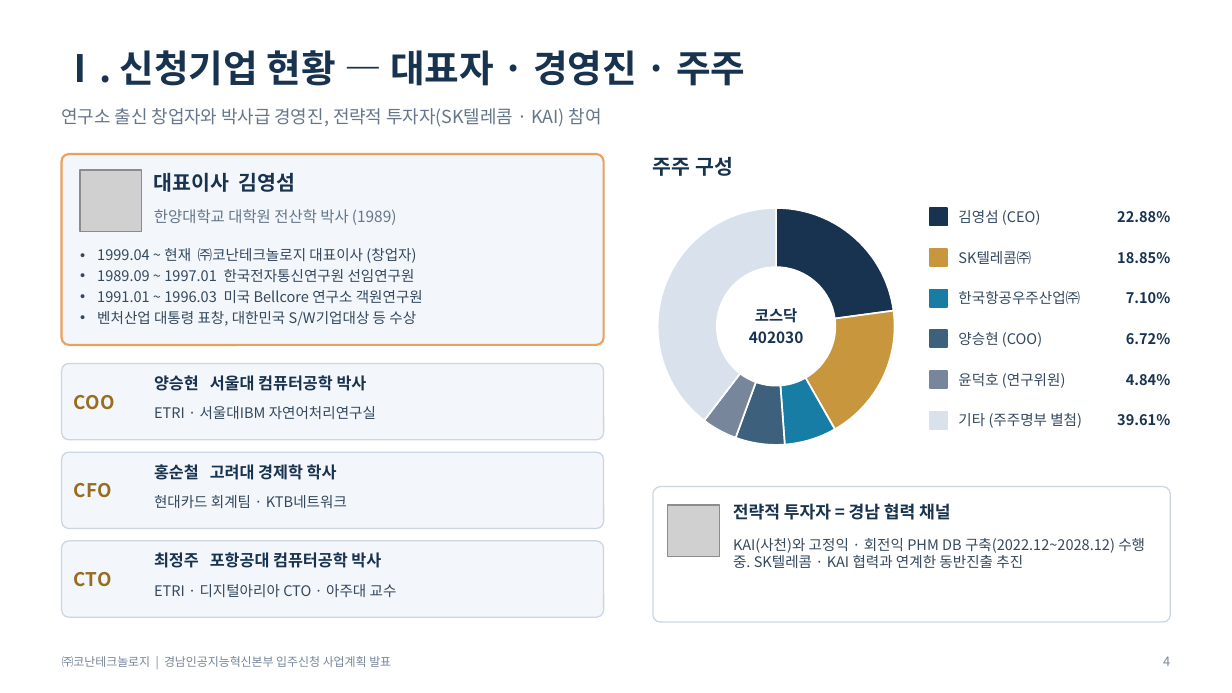
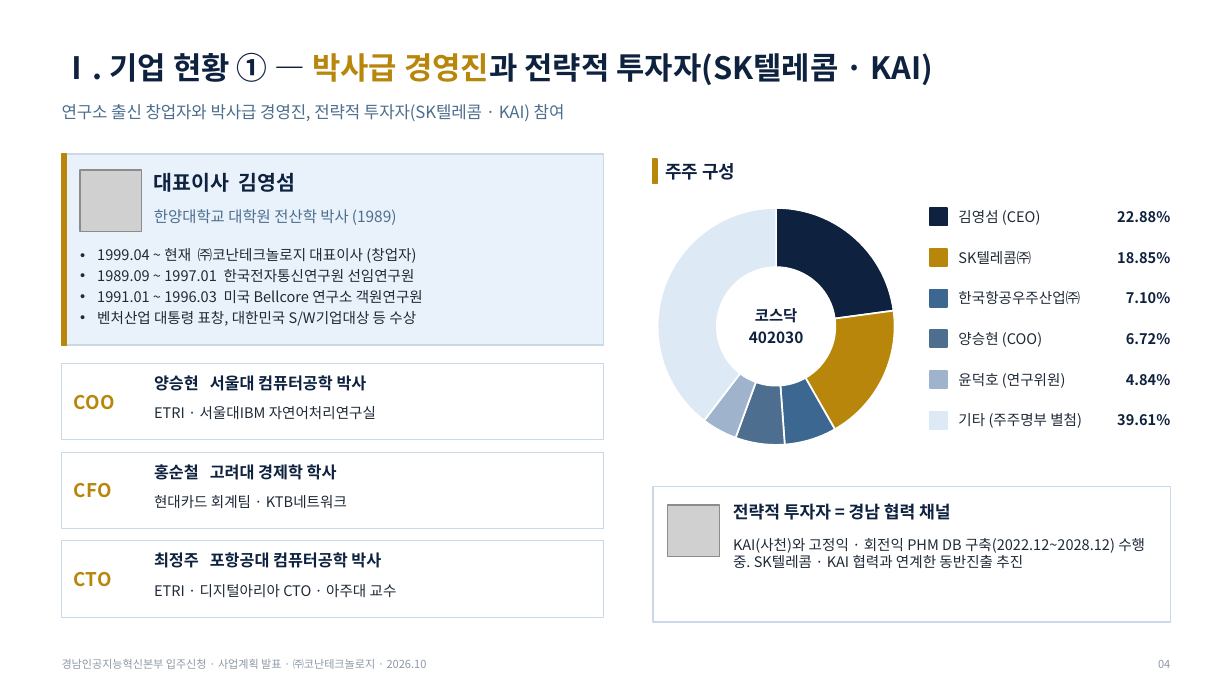
Before and after one commit to Jacob-Yeom/claude, a slide deck: slide 4 of deliverables/gyeongnam_tp_pitch/Konan_GyeongnamAI_Tenancy_Pitch_15min.pptx. Drawn at 1232x693 pixels with LibreOffice and Linux fonts; fonts in the diff are those of the drawing; grey boxes stand for pictures. Boxes give left, top, right and bottom in pixels: in the first picture for what was removed or moved away, otherwise in the second. Text is boxed around its words. In the diff, an @@ line names an element or a change of style, - is before the commit and + after.

```diff
--- a/deliverables/gyeongnam_tp_pitch/Konan_GyeongnamAI_Tenancy_Pitch_15min.pptx
+++ b/deliverables/gyeongnam_tp_pitch/Konan_GyeongnamAI_Tenancy_Pitch_15min.pptx
@@ text at bbox=[62, 52, 933, 85]: text changed; size 22 to 18 pt; text colour #18334F to #0E2240 @@
-Ⅰ. 신청기업 현황 — 대표자 · 경영진 · 주주
+Ⅰ. 기업 현황 ① — 박사급 경영진과 전략적 투자자(SK텔레콤 · KAI)
@@ text "연구소 출신 창업자와 박사급 경영진, ..." at bbox=[62, 104, 565, 121]: size 10.5 to 9.8 pt, text colour #65768A to #4D6E8E @@
@@ rounded rectangle removed at bbox=[62, 154, 604, 345] @@
@@ rectangle added at bbox=[62, 154, 604, 345], fill #E9F2FB, outline #C9D9E8 0.75 pt @@
@@ rectangle added at bbox=[62, 154, 67, 345], fill #B8860B, outline #B8860B 1 pt @@
@@ rectangle added at bbox=[653, 159, 658, 184], fill #B8860B, outline #B8860B 1 pt @@
@@ text "주주 구성": place and size @@
-text "주주 구성" at bbox=[653, 157, 733, 176]
+text "주주 구성" at bbox=[665, 163, 735, 180]
@@ text "주주 구성" at bbox=[665, 163, 735, 180]: size 12 to 10.5 pt, text colour #18334F to #0E2240; less space between paragraphs; vertical alignment top to middle @@
@@ text "한양대학교 대학원 전산학 박사 (1989)" at bbox=[154, 209, 397, 225]: text colour #65768A to #4D6E8E @@
@@ doughnut chart at bbox=[641, 191, 912, 462] @@
@@ colours of single points changed @@
@@ rectangle at bbox=[930, 208, 947, 225]: fill #18334F to #0E2240; outline #18334F 1 pt to #0E2240 1 pt @@
@@ rectangle at bbox=[930, 249, 947, 266]: fill #C8963C to #B8860B; outline #C8963C 1 pt to #B8860B 1 pt @@
@@ rectangle at bbox=[930, 290, 947, 307]: fill #187DA5 to #3C6791; outline #187DA5 1 pt to #3C6791 1 pt @@
@@ rectangle at bbox=[930, 330, 947, 347]: fill #3D617C to #4D6E8E; outline #3D617C 1 pt to #4D6E8E 1 pt @@
@@ rounded rectangle removed at bbox=[62, 363, 604, 440] @@
@@ rectangle added at bbox=[62, 363, 604, 440], fill #FFFFFF, outline #C9D9E8 0.75 pt @@
@@ rectangle at bbox=[930, 371, 947, 388]: fill #77869A to #9FB4CC; outline #77869A 1 pt to #9FB4CC 1 pt @@
@@ rounded rectangle removed at bbox=[62, 452, 604, 529] @@
@@ rectangle added at bbox=[62, 452, 604, 529], fill #FFFFFF, outline #C9D9E8 0.75 pt @@
@@ rounded rectangle removed at bbox=[653, 487, 1170, 622] @@
@@ rectangle added at bbox=[653, 487, 1170, 622], fill #FFFFFF, outline #C9D9E8 0.75 pt @@
@@ text colour #18334F to #0E2240 in 12 elements at bbox=[154, 172, 296, 192], bbox=[154, 375, 367, 391], bbox=[154, 464, 337, 480], bbox=[154, 552, 381, 568], bbox=[749, 308, 804, 343], bbox=[1117, 211, 1170, 223], bbox=[1117, 252, 1170, 264], bbox=[1126, 292, 1171, 304], bbox=[1126, 333, 1171, 345], bbox=[1126, 374, 1171, 386], bbox=[1117, 414, 1170, 426], bbox=[733, 503, 950, 520] @@
@@ text colour #34485E to #1F2A37 in 11 elements at bbox=[97, 248, 423, 326], bbox=[154, 406, 376, 419], bbox=[154, 495, 347, 508], bbox=[154, 584, 397, 597], bbox=[958, 210, 1041, 225], bbox=[958, 251, 1031, 264], bbox=[958, 291, 1080, 304], bbox=[958, 332, 1042, 347], bbox=[958, 373, 1066, 388], bbox=[958, 413, 1082, 428], bbox=[733, 538, 1145, 568] @@
@@ rounded rectangle removed at bbox=[62, 541, 604, 617] @@
@@ rectangle added at bbox=[62, 541, 604, 617], fill #FFFFFF, outline #C9D9E8 0.75 pt @@
@@ text colour #986D20 to #B8860B in 3 elements at bbox=[74, 395, 115, 410], bbox=[74, 483, 112, 498], bbox=[74, 572, 112, 587] @@
@@ text at bbox=[62, 659, 427, 669]: text changed; size 7 to 6.5 pt; text colour #77869A to #8E99A5 @@
-㈜코난테크놀로지 | 경남인공지능혁신본부 입주신청 사업계획 발표
+경남인공지능혁신본부 입주신청 · 사업계획 발표 · ㈜코난테크놀로지 · 2026.10
@@ text removed at bbox=[1163, 656, 1170, 666] @@
-4
@@ text added at bbox=[1158, 660, 1170, 668], 6.5 pt, text #8E99A5 @@
+04
```
Also in this commit, not shown: 17 other slides changed, 2 slides added, 1 slide removed, 3 other files.
